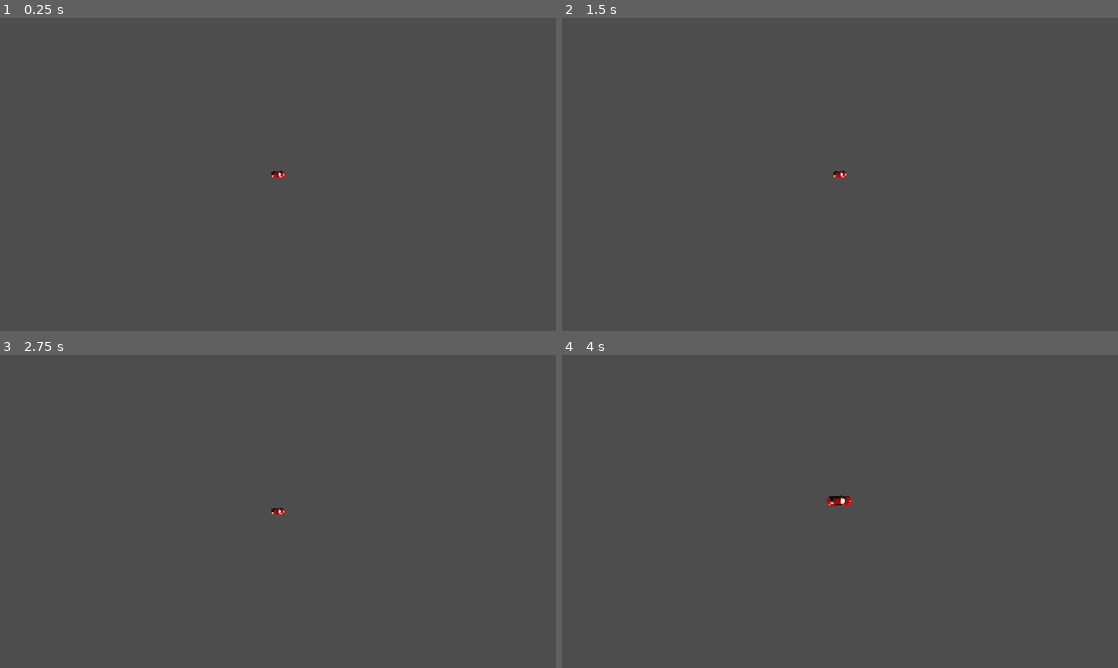
Above: before the commit, frames 1-4 (two rows, left to right).
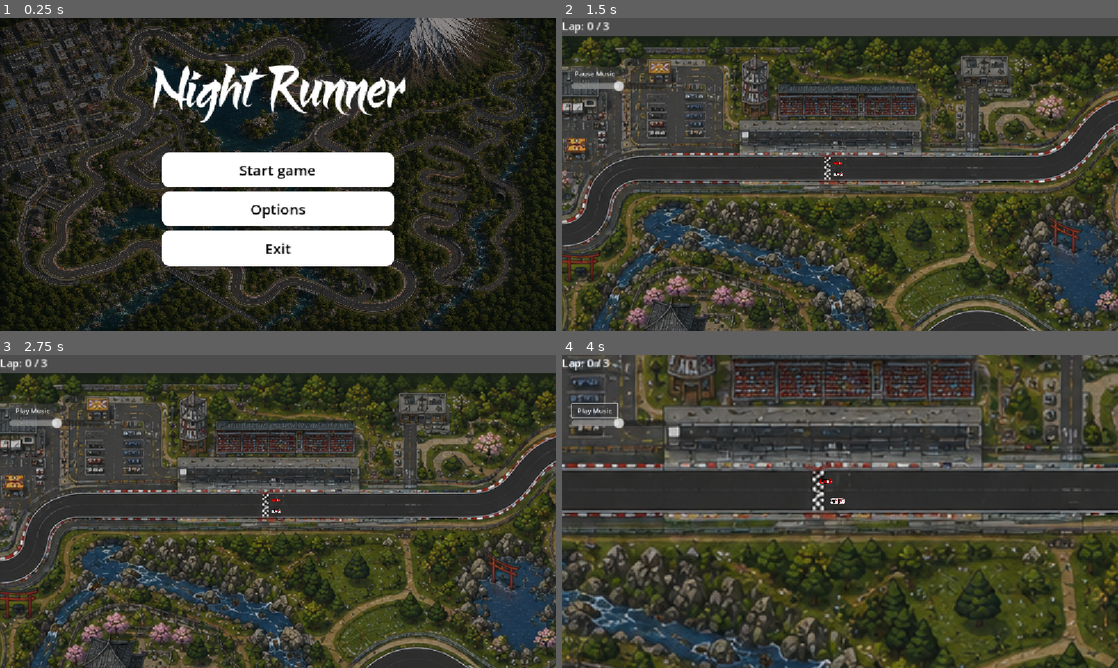
Above: after the commit, the same moments.

Repository: Bhaumik1234-star/Racer2dgt
Game: Godot game, scene res://main_menu.tscn
Two runs of this game, one before a commit and one after it. Both use one fixed random seed, a clock stepped at 60 frames per second and the inputs below. Before the commit the project starts from res://Scenes/Car/Car.tscn.
Inputs (mouse positions are in pixels of both pictures, inside the frame that each line leads up to):
- Up to frame 1 (0.25 s): no input
- Up to frame 2 (1.5 s): click (840, 168) at 0.5 s, where only the run after the commit has a clickable "Start game"; click (595, 74) at 1.25 s, where only the run after the commit has a clickable "Play Music"
- Up to frame 3 (2.75 s): click (33, 411) at 2 s, where only the run after the commit has a clickable "Pause Music"
- Up to frame 4 (4 s): hold D (ui_right) 2.78-3.53 s; tap C (change_camera) at 2.85, 3.6 s; hold Down (ui_down) from 3.53 s (still down)

The runs differ from the first frame. In frame 1, 94% of the frame differs, in the area x 0-100%, y 0-100%; in frame 2, 77%; in frame 3, 77%; in frame 4, 80%.

Commit message:
Did some changes

Diff:
--- /dev/null
+++ b/Scenes/Car 1/Car.gd
@@ -0,0 +1,131 @@
+extends Area2D
+class_name Car
+
+# Set "p1" for Player 1 and "p2" for Player 2 in the Inspector!
+@export var player_prefix: String = "p1"
+
+@export var max_speed: float = 480.0
+@export var reverse_speed: float = 180.0
+@export var acceleration: float = 400.0
+@export var friction: float = 300.0
+@export var steer_strength: float = 3.4
+@export var min_steer_factor: float = 0.7
+
+var _throttle: float = 0.0
+var _steer: float = 0.0
+var _velocity: float = 0.0
+var speed_multiplier: float = 1.0
+
+var spawn_position: Vector2
+var spawn_rotation: float
+
+# Cameras
+@onready var cam_default: Camera2D = $Cam_Default
+@onready var cam_chase: Camera2D = $Cam_Chase
+@onready var cam_close: Camera2D = $Cam_Close
+@onready var cam_tactical: Camera2D = $Cam_Tactical
+
+var camera_index: int = 0
+
+
+func _ready() -> void:
+	spawn_position = global_position
+	spawn_rotation = rotation
+
+	area_entered.connect(_on_area_entered)
+	area_exited.connect(_on_area_exited)
+
+	update_camera()
+
+
+func _process(_delta: float) -> void:
+	# Now uses player_prefix dynamically instead of fixed ui_ controls
+	_throttle = Input.get_axis(player_prefix + "_down", player_prefix + "_up")
+	_steer = Input.get_axis(player_prefix + "_left", player_prefix + "_right")
+
+	if Input.is_action_just_pressed("change_camera"):
+		camera_index += 1
+		if camera_index > 3:
+			camera_index = 0
+		update_camera()
+
+
+func _physics_process(delta: float) -> void:
+	apply_throttle(delta)
+	apply_rotation(delta)
+	position += transform.x * _velocity * delta
+
+# MOVEMENT
+func apply_throttle(delta: float) -> void:
+	if _throttle > 0:
+		_velocity += acceleration * delta
+	elif _throttle < 0:
+		_velocity -= acceleration * delta
+	else:
+		_velocity = move_toward(_velocity, 0, friction * delta)
+
+	_velocity = clamp(
+		_velocity,
+		-reverse_speed * speed_multiplier,
+		max_speed * speed_multiplier
+	)
+
+
+# TURNING (no spinning in place)
+func apply_rotation(delta: float) -> void:
+	if abs(_velocity) > 10:
+		rotate(
+			steer_strength *
+			delta *
+			_steer *
+			sign(_velocity)
+		)
+
+
+# CAMERA SWITCH
+func update_camera() -> void:
+	cam_default.enabled = false
+	cam_chase.enabled = false
+	cam_close.enabled = false
+	cam_tactical.enabled = false
+
+	match camera_index:
+		0:
+			cam_default.enabled = true
+		1:
+			cam_chase.enabled = true
+		2:
+			cam_close.enabled = true
+		3:
+			cam_tactical.enabled = true
+
+
+# RESET / AREAS
+func hit_boundary() -> void:
+	_velocity = 0.0
+	global_position = spawn_position
+	rotation = spawn_rotation
+
+
+func _on_area_entered(area: Area2D) -> void:
+	if area.is_in_group("boundary"):
+		hit_boundary()
+	elif area.is_in_group("grass"):
+		speed_multiplier = 0.4
+
+
+func _on_area_exited(area: Area2D) -> void:
+	if area.is_in_group("grass"):
+		speed_multiplier = 1.0
+
+
+func lap_completed() -> void:
+	print("lap_completed")
+
+# Variable to track halfway completion
+var passed_halfway: bool = false
+
+# Called when the car touches the HALFWAY line
+func on_hit_halfway() -> void:
+	passed_halfway = true
+	print("Halfway point passed! Finish line is now valid.")
--- /dev/null
+++ b/Scenes/Car 1/Car.tscn
@@ -0,0 +1,39 @@
+[gd_scene format=3 uid="uid://dimnaw5e7thi6"]
+
+[ext_resource type="Script" uid="uid://bf5fqmavyhexl" path="res://Scenes/Car 1/Car.gd" id="1_6tdsx"]
+[ext_resource type="Texture2D" uid="uid://dessb1gl3mne5" path="res://Player 1 car.png" id="2_6tdsx"]
+
+[sub_resource type="CapsuleShape2D" id="CapsuleShape2D_fnsqd"]
+radius = 11.315758
+height = 53.749847
+
+[node name="Car" type="Area2D" unique_id=339257769]
+scale = Vector2(0.7069788, 0.7069788)
+collision_mask = 0
+script = ExtResource("1_6tdsx")
+
+[node name="Sprite2D" type="Sprite2D" parent="." unique_id=1678045938]
+position = Vector2(-7.072348, -1.4144697)
+rotation = 1.5707964
+scale = Vector2(0.036528144, 0.036528148)
+texture = ExtResource("2_6tdsx")
+
+[node name="CollisionShape2D" type="CollisionShape2D" parent="." unique_id=628098979]
+position = Vector2(-7.0723486, -1.4144696)
+rotation = 1.5707964
+scale = Vector2(0.8594453, 0.749353)
+shape = SubResource("CapsuleShape2D_fnsqd")
+
+[node name="Cam_Default" type="Camera2D" parent="." unique_id=1477794479]
+zoom = Vector2(0.8, 0.8)
+position_smoothing_enabled = true
+
+[node name="Cam_Chase" type="Camera2D" parent="." unique_id=1195013896]
+offset = Vector2(0, 40)
+
+[node name="Cam_Close" type="Camera2D" parent="." unique_id=1184246279]
+offset = Vector2(0, 15)
+zoom = Vector2(1.4, 1.4)
+
+[node name="Cam_Tactical" type="Camera2D" parent="." unique_id=478122297]
+zoom = Vector2(0.6, 0.6)
--- /dev/null
+++ b/Scenes/Car 2/Car2.gd
@@ -0,0 +1,131 @@
+extends Area2D
+class_name Car2
+
+# Set "p1" for Player 1 and "p2" for Player 2 in the Inspector!
+@export var player_prefix: String = "p2"
+
+@export var max_speed: float = 480.0
+@export var reverse_speed: float = 180.0
+@export var acceleration: float = 400.0
+@export var friction: float = 300.0
+@export var steer_strength: float = 3.4
+@export var min_steer_factor: float = 0.7
+
+var _throttle: float = 0.0
+var _steer: float = 0.0
+var _velocity: float = 0.0
+var speed_multiplier: float = 1.0
+
+var spawn_position: Vector2
+var spawn_rotation: float
+
+# Cameras
+@onready var cam_default: Camera2D = $Cam_Default
+@onready var cam_chase: Camera2D = $Cam_Chase
+@onready var cam_close: Camera2D = $Cam_Close
+@onready var cam_tactical: Camera2D = $Cam_Tactical
+
+var camera_index: int = 0
+
+
+func _ready() -> void:
+	spawn_position = global_position
+	spawn_rotation = rotation
+
+	area_entered.connect(_on_area_entered)
+	area_exited.connect(_on_area_exited)
+
+	update_camera()
+
+
+func _process(_delta: float) -> void:
+	# Now uses player_prefix dynamically instead of fixed ui_ controls
+	_throttle = Input.get_axis(player_prefix + "_down", player_prefix + "_up")
+	_steer = Input.get_axis(player_prefix + "_left", player_prefix + "_right")
+
+	if Input.is_action_just_pressed("change_camera"):
+		camera_index += 1
+		if camera_index > 3:
+			camera_index = 0
+		update_camera()
+
+
+func _physics_process(delta: float) -> void:
+	apply_throttle(delta)
+	apply_rotation(delta)
+	position += transform.x * _velocity * delta
+
+# MOVEMENT
+func apply_throttle(delta: float) -> void:
+	if _throttle > 0:
+		_velocity += acceleration * delta
+	elif _throttle < 0:
+		_velocity -= acceleration * delta
+	else:
+		_velocity = move_toward(_velocity, 0, friction * delta)
+
+	_velocity = clamp(
+		_velocity,
+		-reverse_speed * speed_multiplier,
+		max_speed * speed_multiplier
+	)
+
+
+# TURNING (no spinning in place)
+func apply_rotation(delta: float) -> void:
+	if abs(_velocity) > 10:
+		rotate(
+			steer_strength *
+			delta *
+			_steer *
+			sign(_velocity)
+		)
+
+
+# CAMERA SWITCH
+func update_camera() -> void:
+	cam_default.enabled = false
+	cam_chase.enabled = false
+	cam_close.enabled = false
+	cam_tactical.enabled = false
+
+	match camera_index:
+		0:
+			cam_default.enabled = true
+		1:
+			cam_chase.enabled = true
+		2:
+			cam_close.enabled = true
+		3:
+			cam_tactical.enabled = true
+
+
+# RESET / AREAS
+func hit_boundary() -> void:
+	_velocity = 0.0
+	global_position = spawn_position
+	rotation = spawn_rotation
+
+
+func _on_area_entered(area: Area2D) -> void:
+	if area.is_in_group("boundary"):
+		hit_boundary()
+	elif area.is_in_group("grass"):
+		speed_multiplier = 0.4
+
+
+func _on_area_exited(area: Area2D) -> void:
+	if area.is_in_group("grass"):
+		speed_multiplier = 1.0
+
+
+func lap_completed() -> void:
+	print("lap_completed")
+
+# Variable to track halfway completion
+var passed_halfway: bool = false
+
+# Called when the car touches the HALFWAY line
+func on_hit_halfway() -> void:
+	passed_halfway = true
+	print("Halfway point passed! Finish line is now valid.")
--- /dev/null
+++ b/Scenes/Car 2/Car2.tscn
@@ -0,0 +1,36 @@
+[gd_scene format=3 uid="uid://cwqfvexeb15hq"]
+
+[ext_resource type="Script" uid="uid://c7evp4g4abbgx" path="res://Scenes/Car 2/Car2.gd" id="1_bbyto"]
+[ext_resource type="Texture2D" uid="uid://dfkpmh8g0ls51" path="res://Scenes/Car 2/download (1).png" id="2_6hdwd"]
+
+[sub_resource type="CapsuleShape2D" id="CapsuleShape2D_fnsqd"]
+radius = 11.187128
+height = 53.749847
+
+[node name="Car" type="Area2D" unique_id=339257769]
+collision_mask = 0
+script = ExtResource("1_bbyto")
+
+[node name="Sprite2D" type="Sprite2D" parent="." unique_id=1678045938]
+rotation = 1.5707964
+scale = Vector2(0.17731355, 0.17731355)
+texture = ExtResource("2_6hdwd")
+
+[node name="CollisionShape2D" type="CollisionShape2D" parent="." unique_id=628098979]
+position = Vector2(-1.41447, -1.4144697)
+rotation = 1.5707964
+shape = SubResource("CapsuleShape2D_fnsqd")
+
+[node name="Cam_Default" type="Camera2D" parent="." unique_id=1477794479]
+zoom = Vector2(0.8, 0.8)
+position_smoothing_enabled = true
+
+[node name="Cam_Chase" type="Camera2D" parent="." unique_id=1195013896]
+offset = Vector2(0, 40)
+
+[node name="Cam_Close" type="Camera2D" parent="." unique_id=1184246279]
+offset = Vector2(0, 15)
+zoom = Vector2(1.4, 1.4)
+
+[node name="Cam_Tactical" type="Camera2D" parent="." unique_id=478122297]
+zoom = Vector2(0.6, 0.6)
--- a/Scenes/Car/Car.gd
+++ /dev/null
@@ -1,128 +0,0 @@
-extends Area2D
-class_name Car
-
-@export var max_speed: float = 480.0
-@export var reverse_speed: float = 180.0
-@export var acceleration: float = 400.0
-@export var friction: float = 300.0
-@export var steer_strength: float = 3.0
-@export var min_steer_factor: float = 0.4
-
-var _throttle: float = 0.0
-var _steer: float = 0.0
-var _velocity: float = 0.0
-var speed_multiplier: float = 1.0
-
-var spawn_position: Vector2
-var spawn_rotation: float
-
-# Cameras
-@onready var cam_default: Camera2D = $Cam_Default
-@onready var cam_chase: Camera2D = $Cam_Chase
-@onready var cam_close: Camera2D = $Cam_Close
-@onready var cam_tactical: Camera2D = $Cam_Tactical
-
-var camera_index: int = 0
-
-
-func _ready() -> void:
-	spawn_position = global_position
-	spawn_rotation = rotation
-
-	area_entered.connect(_on_area_entered)
-	area_exited.connect(_on_area_exited)
-
-	update_camera()
-
-
-func _process(_delta: float) -> void:
-	_throttle = Input.get_axis("ui_down", "ui_up")
-	_steer = Input.get_axis("ui_left", "ui_right")
-
-	if Input.is_action_just_pressed("change_camera"):
-		camera_index += 1
-		if camera_index > 3:
-			camera_index = 0
-		update_camera()
-
-
-func _physics_process(delta: float) -> void:
-	apply_throttle(delta)
-	apply_rotation(delta)
-	position += transform.x * _velocity * delta
-
-# MOVEMENT
-func apply_throttle(delta: float) -> void:
-	if _throttle > 0:
-		_velocity += acceleration * delta
-	elif _throttle < 0:
-		_velocity -= acceleration * delta
-	else:
-		_velocity = move_toward(_velocity, 0, friction * delta)
-
-	_velocity = clamp(
-		_velocity,
-		-reverse_speed * speed_multiplier,
-		max_speed * speed_multiplier
-	)
-
-
-# TURNING (no spinning in place)
-func apply_rotation(delta: float) -> void:
-	if abs(_velocity) > 10:
-		rotate(
-			steer_strength *
-			delta *
-			_steer *
-			sign(_velocity)
-		)
-
-
-# CAMERA SWITCH
-func update_camera() -> void:
-	cam_default.enabled = false
-	cam_chase.enabled = false
-	cam_close.enabled = false
-	cam_tactical.enabled = false
-
-	match camera_index:
-		0:
-			cam_default.enabled = true
-		1:
-			cam_chase.enabled = true
-		2:
-			cam_close.enabled = true
-		3:
-			cam_tactical.enabled = true
-
-
-# RESET / AREAS
-func hit_boundary() -> void:
-	_velocity = 0.0
-	global_position = spawn_position
-	rotation = spawn_rotation
-
-
-func _on_area_entered(area: Area2D) -> void:
-	if area.is_in_group("boundary"):
-		hit_boundary()
-	elif area.is_in_group("grass"):
-		speed_multiplier = 0.4
-
-
-func _on_area_exited(area: Area2D) -> void:
-	if area.is_in_group("grass"):
-		speed_multiplier = 1.0
-
-
-
-func lap_completed() -> void:
-	print("lap_completed")
-
-# Variable to track halfway completion
-var passed_halfway: bool = false
-
-# Called when the car touches the HALFWAY line
-func on_hit_halfway() -> void:
-	passed_halfway = true
-	print("Halfway point passed! Finish line is now valid.")
--- a/Scenes/Car/Car.tscn
+++ /dev/null
@@ -1,39 +0,0 @@
-[gd_scene format=3 uid="uid://dimnaw5e7thi6"]
-
-[ext_resource type="Script" uid="uid://bf5fqmavyhexl" path="res://Scenes/Car/Car.gd" id="1_6tdsx"]
-[ext_resource type="Texture2D" uid="uid://dfkpmh8g0ls51" path="res://Scenes/Car/download (1).png" id="1_fnsqd"]
-
-[sub_resource type="CapsuleShape2D" id="CapsuleShape2D_fnsqd"]
-radius = 11.315758
-height = 53.749847
-
-[node name="Car" type="Area2D" unique_id=339257769]
-position = Vector2(1.4210855e-14, 0)
-scale = Vector2(0.7069788, 0.7069788)
-collision_mask = 0
-script = ExtResource("1_6tdsx")
-
-[node name="Sprite2D" type="Sprite2D" parent="." unique_id=1678045938]
-position = Vector2(-1.4144707, -9.536743e-07)
-rotation = 1.5707964
-scale = Vector2(0.18705273, 0.18705273)
-texture = ExtResource("1_fnsqd")
-
-[node name="CollisionShape2D" type="CollisionShape2D" parent="." unique_id=628098979]
-position = Vector2(-2.8289394, -1.4144696)
-rotation = 1.5707964
-shape = SubResource("CapsuleShape2D_fnsqd")
-
-[node name="Cam_Default" type="Camera2D" parent="." unique_id=1477794479]
-zoom = Vector2(0.8, 0.8)
-position_smoothing_enabled = true
-
-[node name="Cam_Chase" type="Camera2D" parent="." unique_id=1195013896]
-offset = Vector2(0, 40)
-
-[node name="Cam_Close" type="Camera2D" parent="." unique_id=1184246279]
-offset = Vector2(0, 15)
-zoom = Vector2(1.4, 1.4)
-
-[node name="Cam_Tactical" type="Camera2D" parent="." unique_id=478122297]
-zoom = Vector2(0.6, 0.6)
--- a/Scripts/Car.tscn
+++ /dev/null
@@ -1,39 +0,0 @@
-[gd_scene format=3 uid="uid://pem8d3scqtl5"]
-
-[ext_resource type="Script" uid="uid://bf5fqmavyhexl" path="res://Scenes/Car/Car.gd" id="1_4serm"]
-[ext_resource type="Texture2D" uid="uid://dfkpmh8g0ls51" path="res://Scenes/Car/download (1).png" id="2_b0cx4"]
-
-[sub_resource type="CapsuleShape2D" id="CapsuleShape2D_fnsqd"]
-radius = 11.187128
-height = 53.749847
-
-[node name="Car" type="Area2D" unique_id=339257769]
-position = Vector2(2.0000002, 1.0000001)
-scale = Vector2(0.30697894, 0.30697894)
-collision_mask = 0
-script = ExtResource("1_4serm")
-
-[node name="Sprite2D" type="Sprite2D" parent="." unique_id=1678045938]
-position = Vector2(-1.4144707, -9.536743e-07)
-rotation = 1.5707964
-scale = Vector2(0.18705273, 0.18705273)
-texture = ExtResource("2_b0cx4")
-
-[node name="CollisionShape2D" type="CollisionShape2D" parent="." unique_id=628098979]
-position = Vector2(-1.41447, -1.4144697)
-rotation = 1.5707964
-shape = SubResource("CapsuleShape2D_fnsqd")
-
-[node name="Cam_Default" type="Camera2D" parent="." unique_id=1477794479]
-zoom = Vector2(0.8, 0.8)
-position_smoothing_enabled = true
-
-[node name="Cam_Chase" type="Camera2D" parent="." unique_id=1195013896]
-offset = Vector2(0, 40)
-
-[node name="Cam_Close" type="Camera2D" parent="." unique_id=1184246279]
-offset = Vector2(0, 15)
-zoom = Vector2(1.4, 1.4)
-
-[node name="Cam_Tactical" type="Camera2D" parent="." unique_id=478122297]
-zoom = Vector2(0.6, 0.6)
--- a/Scripts/Track.gd
+++ b/Scripts/Track.gd
@@ -9,7 +9,7 @@
 var current_lap: int = 1
 var is_game_over: bool = false
 
-# Cooldown to prevent double-triggering from multiple Area2Ds on the same car
+# Cooldown to prevent double-trwiggering from multiple Area2Ds on the same car
 var can_trigger_start: bool = true
 
 @onready var music_player = $CanvasLayer/MusicPlayer
--- a/Scripts/Track.tscn
+++ b/Scripts/Track.tscn
@@ -2,7 +2,8 @@
 
 [ext_resource type="Script" uid="uid://6f7fs8tybc5w" path="res://Scripts/Track.gd" id="1_jisw4"]
 [ext_resource type="Texture2D" uid="uid://c1hgo7r6j4so8" path="res://Track.png" id="2_pgi43"]
-[ext_resource type="PackedScene" uid="uid://dimnaw5e7thi6" path="res://Scenes/Car/Car.tscn" id="3_pgi43"]
+[ext_resource type="PackedScene" uid="uid://dimnaw5e7thi6" path="res://Scenes/Car 1/Car.tscn" id="3_pgi43"]
+[ext_resource type="PackedScene" uid="uid://cwqfvexeb15hq" path="res://Scenes/Car 2/Car2.tscn" id="4_i74gr"]
 [ext_resource type="Script" uid="uid://dg56yani5nqb2" path="res://Scripts/OffTrack.gd" id="4_qx6ib"]
 [ext_resource type="Script" uid="uid://sibr5doe7u55" path="res://Scripts/FinishLine.gd" id="5_voge2"]
 [ext_resource type="AudioStream" uid="uid://84exuhhqchtd" path="res://Music/Kanye West - Flashing Lights ft. Dwele 4.mp3" id="6_pgi43"]
@@ -29,10 +30,14 @@
 texture = ExtResource("2_pgi43")
 metadata/_edit_lock_ = true
 
-[node name="Car" parent="Background" unique_id=339257769 instance=ExtResource("3_pgi43")]
-position = Vector2(5.9999847, -448.5)
+[node name="Player1" parent="Background" unique_id=339257769 instance=ExtResource("3_pgi43")]
+position = Vector2(-3.5000143, -447.5)
 rotation = -6.312971
-scale = Vector2(0.31225705, 0.31225705)
+scale = Vector2(0.28705922, 0.23715964)
+
+[node name="Player2" parent="Background" unique_id=680478528 instance=ExtResource("4_i74gr")]
+position = Vector2(-6, -462)
+scale = Vector2(0.20290363, 0.20290363)
 
 [node name="Track Collision" type="Area2D" parent="." unique_id=805986857]
 collision_layer = 0
--- a/project.godot
+++ b/project.godot
@@ -11,7 +11,7 @@
 [application]
 
 config/name="2D Top-down car racing game assessment"
-run/main_scene="uid://dimnaw5e7thi6"
+run/main_scene="uid://02f620coh71g"
 config/features=PackedStringArray("4.6", "GL Compatibility")
 config/icon="res://icon.svg"
 
@@ -59,6 +59,50 @@
 "deadzone": 0.2,
 "events": []
 }
+p1_up={
+"deadzone": 0.2,
+"events": [Object(InputEventKey,"resource_local_to_scene":false,"resource_name":"","device":-1,"window_id":0,"alt_pressed":false,"shift_pressed":false,"ctrl_pressed":false,"meta_pressed":false,"pressed":false,"keycode":0,"physical_keycode":87,"key_label":0,"unicode":119,"location":0,"echo":false,"script":null)
+]
+}
+p1_down={
+"deadzone": 0.2,
+"events": [Object(InputEventKey,"resource_local_to_scene":false,"resource_name":"","device":-1,"window_id":0,"alt_pressed":false,"shift_pressed":false,"ctrl_pressed":false,"meta_pressed":false,"pressed":false,"keycode":0,"physical_keycode":83,"key_label":0,"unicode":115,"location":0,"echo":false,"script":null)
+]
+}
+p1_left={
+"deadzone": 0.2,
+"events": [Object(InputEventKey,"resource_local_to_scene":false,"resource_name":"","device":-1,"window_id":0,"alt_pressed":false,"shift_pressed":false,"ctrl_pressed":false,"meta_pressed":false,"pressed":false,"keycode":0,"physical_keycode":65,"key_label":0,"unicode":97,"location":0,"echo":false,"script":null)
+]
+}
+p1_right={
+"deadzone": 0.2,
+"events": [Object(InputEventKey,"resource_local_to_scene":false,"resource_name":"","device":-1,"window_id":0,"alt_pressed":false,"shift_pressed":false,"ctrl_pressed":false,"meta_pressed":false,"pressed":false,"keycode":0,"physical_keycode":68,"key_label":0,"unicode":100,"location":0,"echo":false,"script":null)
+]
+}
+p2_up={
+"deadzone": 0.2,
+"events": [Object(InputEventKey,"resource_local_to_scene":false,"resource_name":"","device":-1,"window_id":0,"alt_pressed":false,"shift_pressed":false,"ctrl_pressed":false,"meta_pressed":false,"pressed":false,"keycode":0,"physical_keycode":4194320,"key_label":0,"unicode":0,"location":0,"echo":false,"script":null)
+]
+}
+p2_down={
+"deadzone": 0.2,
+"events": [Object(InputEventKey,"resource_local_to_scene":false,"resource_name":"","device":-1,"window_id":0,"alt_pressed":false,"shift_pressed":false,"ctrl_pressed":false,"meta_pressed":false,"pressed":false,"keycode":0,"physical_keycode":4194322,"key_label":0,"unicode":0,"location":0,"echo":false,"script":null)
+]
+}
+p2_left={
+"deadzone": 0.2,
+"events": [Object(InputEventKey,"resource_local_to_scene":false,"resource_name":"","device":-1,"window_id":0,"alt_pressed":false,"shift_pressed":false,"ctrl_pressed":false,"meta_pressed":false,"pressed":false,"keycode":0,"physical_keycode":4194319,"key_label":0,"unicode":0,"location":0,"echo":false,"script":null)
+]
+}
+p2_right={
+"deadzone": 0.2,
+"events": [Object(InputEventKey,"resource_local_to_scene":false,"resource_name":"","device":-1,"window_id":0,"alt_pressed":false,"shift_pressed":false,"ctrl_pressed":false,"meta_pressed":false,"pressed":false,"keycode":0,"physical_keycode":4194321,"key_label":0,"unicode":0,"location":0,"echo":false,"script":null)
+]
+}
+up={
+"deadzone": 0.2,
+"events": []
+}
 
 [layer_names]
 
Not shown, removed: Fonts for Everyone — Just €2.txt
Binary file added: Player 1 car.png
Not shown, added: Player 1 car.png.import
Renamed: Scenes/Car/Car.gd.uid -> Scenes/Car 1/Car.gd.uid
Not shown, added: Scenes/Car 2/Car2.gd.uid
Renamed: Scenes/Car/download (1).png -> Scenes/Car 2/download (1).png
Not shown, added: Scenes/Car 2/download (1).png.import
Not shown, removed: Scenes/Car/download (1).png.import
Not shown, added: export_presets.cfg
Binary file added: index.apple-touch-icon.png
Not shown, added: index.apple-touch-icon.png.import
Binary file added: index.icon.png
(and 8 more such lines)
